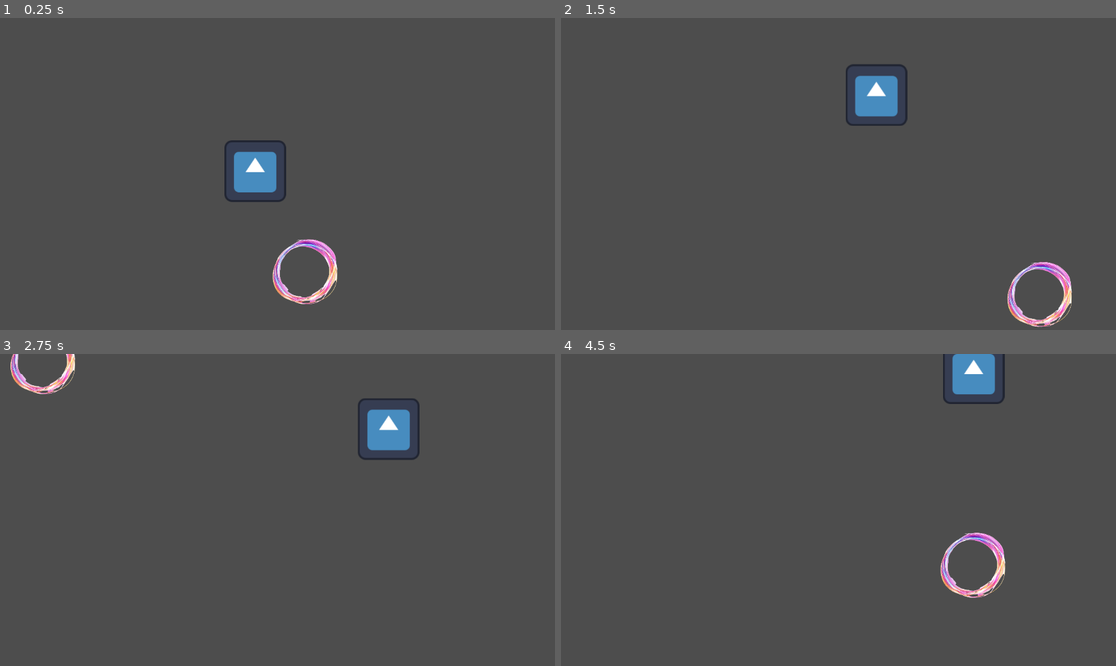
Above: before the commit, frames 1-4 (two rows, left to right).
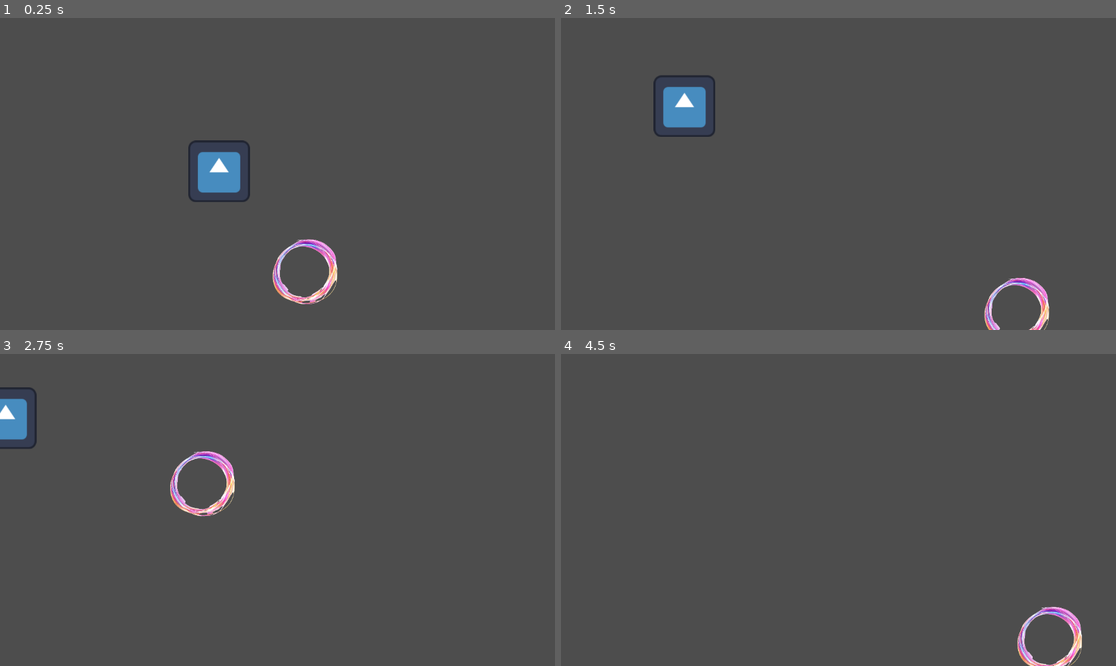
Above: after the commit, the same moments.

Repository: cc413323/ball
Game: Godot game, scene res://scenes/main.tscn
The game is run twice, just before and just after one commit, with the same random seed, the same clock (stepped at 60 frames per second) and the same inputs. The engine's default icon, where the game draws it, is replaced by a stand-in: a white triangle on a blue panel in a dark square.
Inputs:
- Up to frame 1 (0.25 s): no input
- Up to frame 2 (1.5 s): hold Right (ui_right) 0.53-1.28 s; hold Down (ui_down) from 1.28 s (still down)
- Up to frame 3 (2.75 s): release Down (ui_down) at 2.03 s; hold Right (ui_right) from 2.03 s (still down)
- Up to frame 4 (4.5 s): release Right (ui_right) at 2.78 s; hold Up (ui_up) 2.78-3.53 s; hold Left (ui_left) from 3.53 s (still down)

The runs differ from the first frame. In frame 1, 2.1% of the frame differs, in the area x 33-52%, y 39-60%; in frame 2, 4.0%, in the area x 16-93%, y 14-100%; in frame 3, 3.4%; in frame 4, 2.8%.
Error in both runs: Attempt to call function 'seek_end' in base 'null instance' on a null instance. (res://scripts/data_collection.gd:68)

Commit message:
attempted to make it better by adding more pauses. does not seem to work well

Diff:
--- a/data/bot_model.json
+++ b/data/bot_model.json
@@ -1 +1 @@
-{"A": [[-0.0757122472799855, 0.08612254450091193], [0.04323464178283204, 0.06668751537612294], [-0.009979830164615367, -0.04971177616366787], [0.0248718885628844, 0.01977582614567075], [-0.00044538793844692975, 0.026953183628375694]], "mean": [0.8596851996424036, -0.42156938570869423, 0.06131104705923001, 0.4670121194271205, 0.5106683462171661], "std": [0.1961111536959341, 0.4147140980247489, 0.8040724541637645, 0.13417557970184185, 0.1188900000682748]}
+{"A": [[-0.020298969011964187, 0.09463972621186821], [-0.17127569614020424, -0.06709545022591903], [-0.16020937137013258, 0.19817753940341315], [0.04999788103356024, 0.04193449784404668], [-0.00359844230520924, -0.02331997569246901]], "mean": [0.8048038968928473, -0.44786274258159986, 0.1807320759444049, 0.5426708042171788, 0.6146620964454051], "std": [0.23958763805509187, 0.4233917760786159, 0.7096510132801566, 0.11066837686890227, 0.1272964112856092]}
--- a/scripts/ball_manager.gd
+++ b/scripts/ball_manager.gd
@@ -6,6 +6,7 @@
 @onready var screen_size = get_viewport_rect().size
 @onready var trainer = get_parent().get_node("trainer")
 @onready var ball = get_parent().get_node("ball")
+@onready var bot = get_parent().get_node("bot")
 
 var direction: Vector2 = Vector2.ZERO
 var speed: float = 500
@@ -34,7 +35,7 @@
 		3: ball.position = Vector2(screen_size.x, randf() * screen_size.y * 2 - screen_size.y)      # right
 
 	# aim directly at trainer
-	direction = (trainer.position - ball.position).normalized()
+	direction = (bot.position - ball.position).normalized()
 
 	# check if offscreen for camera-centered coordinates
 func is_offscreen(pos: Vector2) -> bool:
--- a/scripts/data_collection.gd
+++ b/scripts/data_collection.gd
@@ -31,7 +31,7 @@
 	dot_forward_ball = forward.dot(vector_to_ball.normalized())
 	cross_forward_ball = forward.cross(vector_to_ball.normalized())
 
-	if trainer.direction.length() > 0.1 or randf() < 0.1:
+	if trainer.direction.length() > 0.1 or randf() < 0.03:
 		save_game()
 
 
